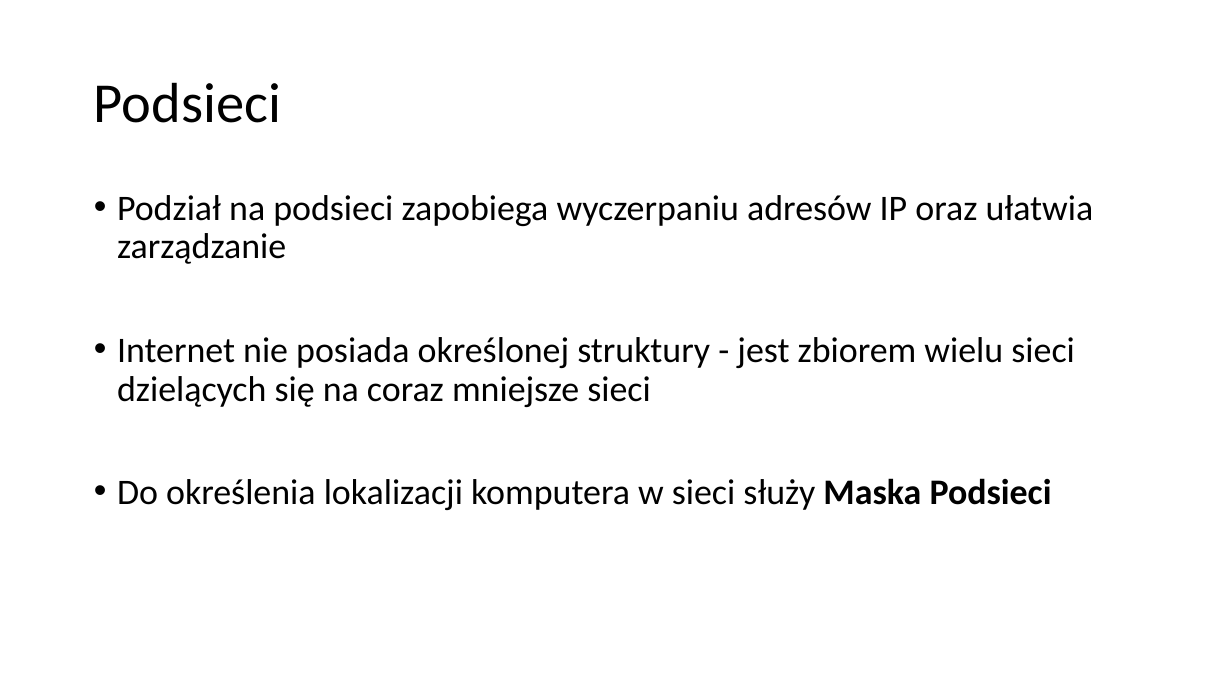
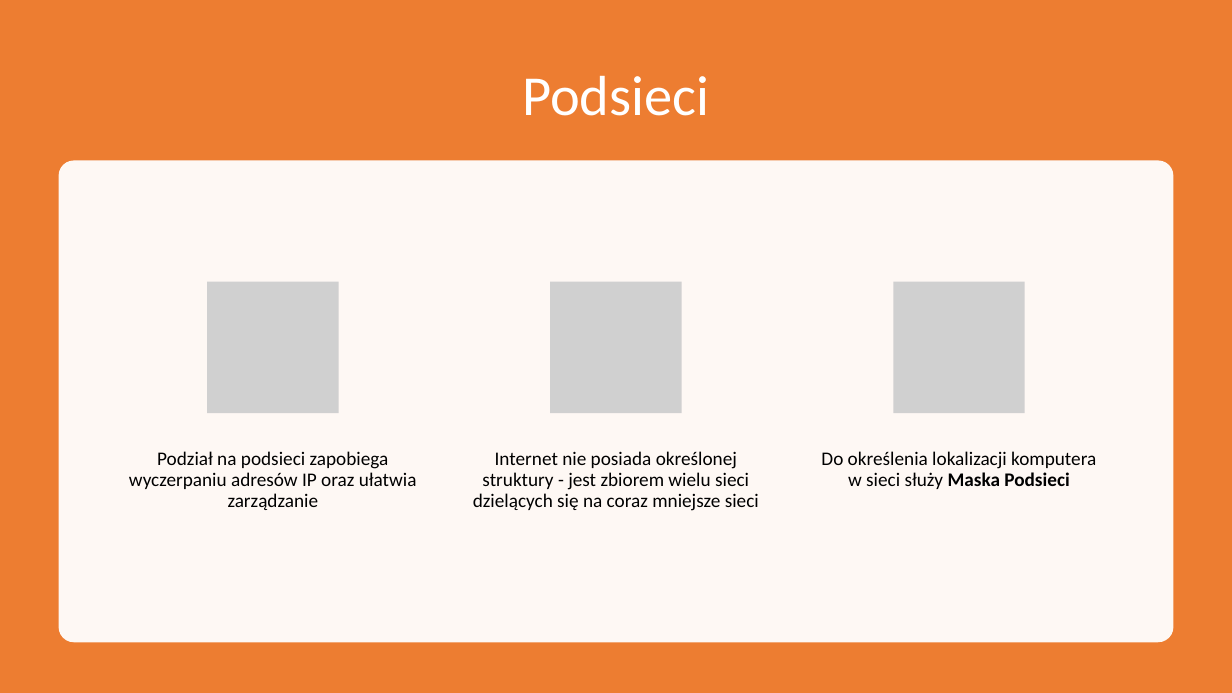
Before and after one commit to blackbat13/cs-lut, a slide deck: slide 4 of Sieci komputerowe/Adresy sieciowe.pptx. Drawn at 1232x693 pixels with LibreOffice and Linux fonts; fonts in the diff are those of the drawing; grey boxes stand for pictures. Boxes give left, top, right and bottom in pixels: in the first picture for what was removed or moved away, otherwise in the second. Text is boxed around its words. In the diff, an @@ line names an element or a change of style, - is before the commit and + after.

```diff
--- a/Sieci komputerowe/Adresy sieciowe.pptx
+++ b/Sieci komputerowe/Adresy sieciowe.pptx
@@ rectangle added at box(0, 0, 1232, 693), fill #ED7D31 @@
@@ title "Podsieci": place and size @@
-title "Podsieci" at box(94, 82, 281, 123)
+title "Podsieci" at box(522, 75, 709, 116)
@@ title "Podsieci" at box(522, 75, 709, 116): text colour #000000 to #FFFFFF; alignment left to centre @@
@@ rounded rectangle added at box(58, 161, 1174, 642), fill #FFFFFF at 95% opacity @@
@@ text removed at box(117, 195, 1094, 510) @@
-• Podział na podsieci zapobiega wyczerpaniu adresów IP oraz ułatwia zarządzanie
-• Internet nie posiada określonej struktury - jest zbiorem wielu sieci dzielących się na coraz mniejsze sieci
-• Do określenia lokalizacji komputera w sieci służy Maska Podsieci
@@ group added at box(129, 282, 1096, 511): 3 pictures, 3 texts @@
+Podział na podsieci zapobiega wyczerpaniu adresów IP oraz ułatwia zarządzanie
+Internet nie posiada określonej struktury - jest zbiorem wielu sieci dzielących się na coraz mniejsze sieci
+Do określenia lokalizacji komputera w sieci służy Maska Podsieci
```
Also in this commit, not shown: 8 other slides changed, 1 slide added, 1 slide removed, 4 other files.
